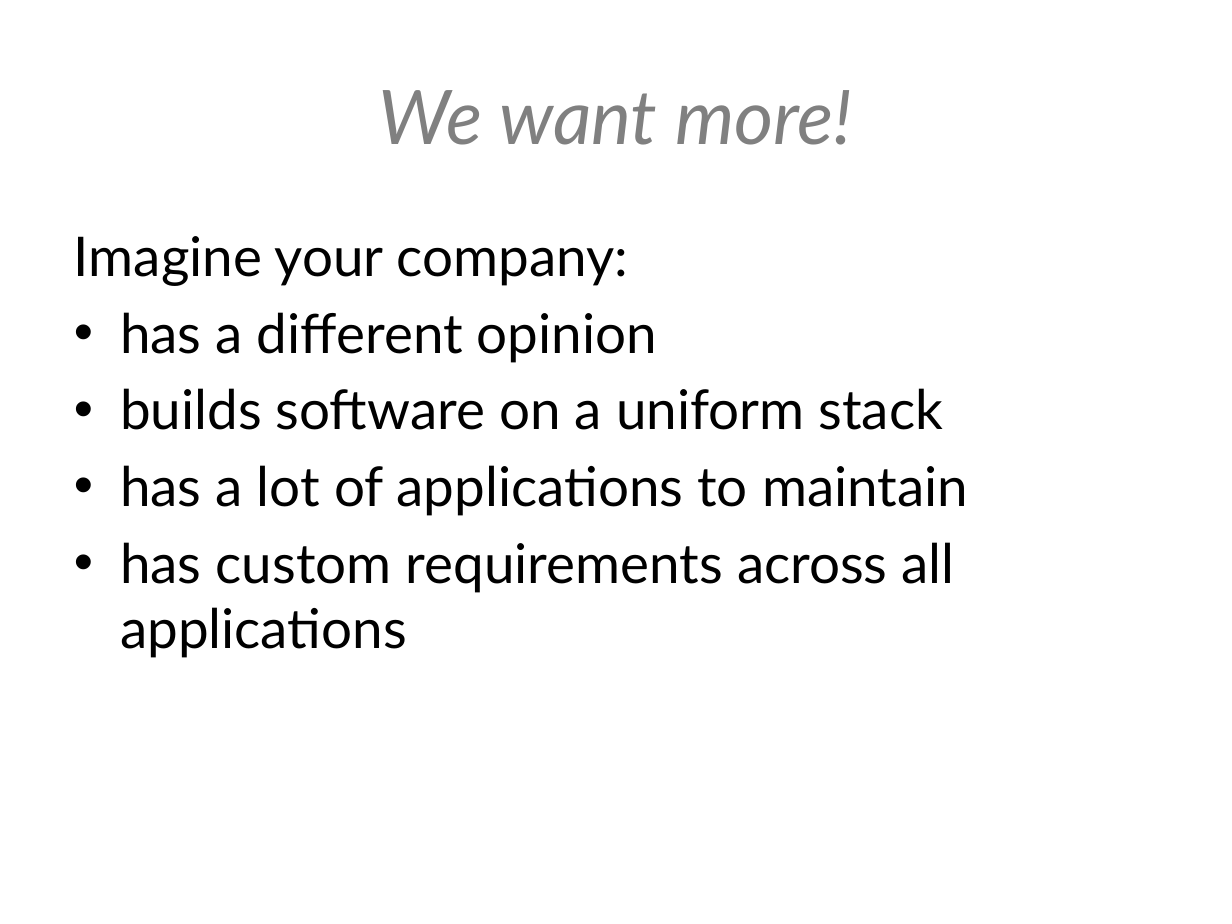
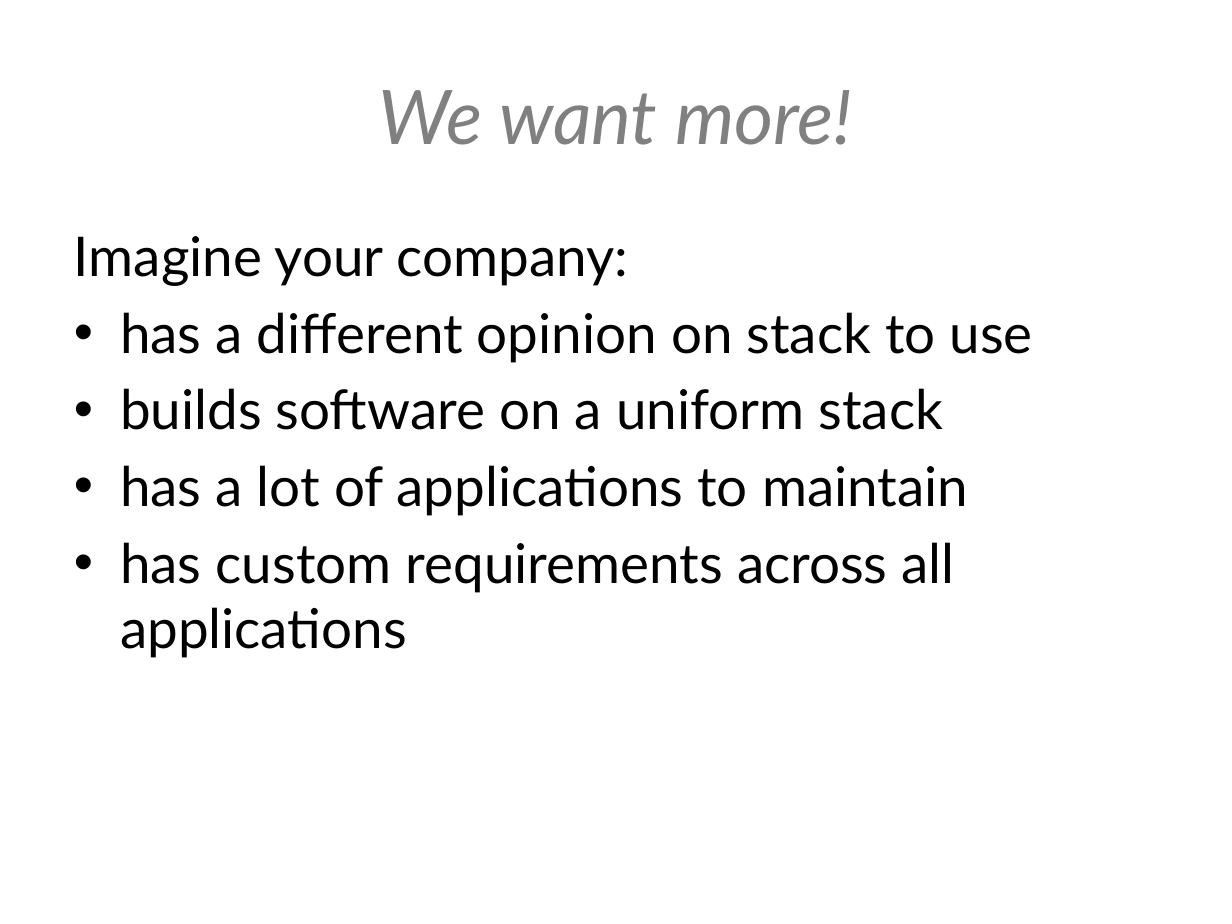
Before and after one commit to hawkeye-bot/springio2017, a slide deck: slide 9 of Spring boot - adapting to your environment.pptx. Drawn at 1232x924 pixels with LibreOffice and Linux fonts; fonts in the diff are those of the drawing; background and template pictures are left out. Boxes give left, top, right and bottom in pixels: in the first picture for what was removed or moved away, otherwise in the second. Text is boxed around its words. In the diff, an @@ line names an element or a change of style, - is before the commit and + after.

```diff
--- a/Spring boot - adapting to your environment.pptx
+++ b/Spring boot - adapting to your environment.pptx
@@ text at (120, 312, 1033, 363): text changed @@
-• has a different opinion
+• has a different opinion on stack to use
```
Also in this commit, not shown: 6 other slides changed.
